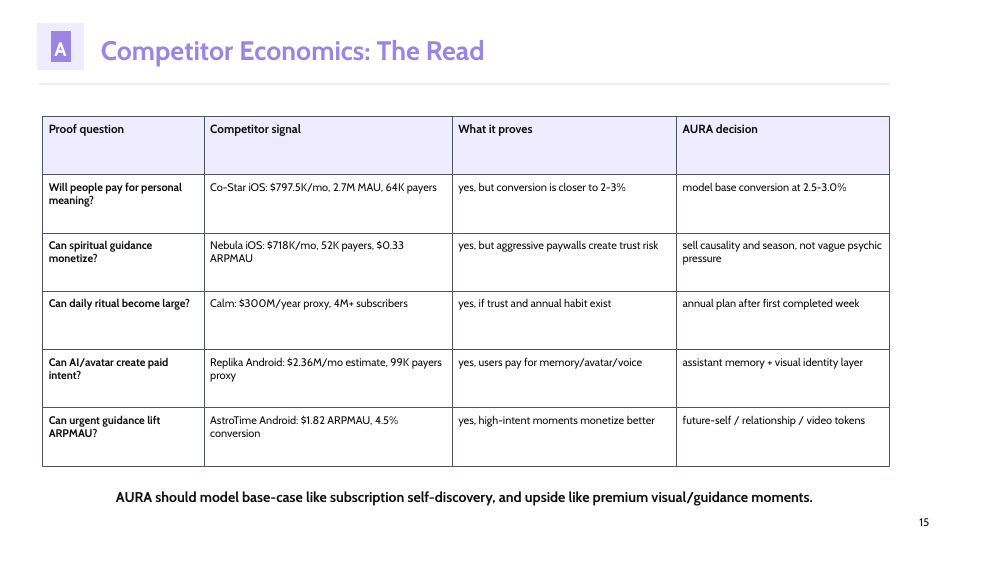
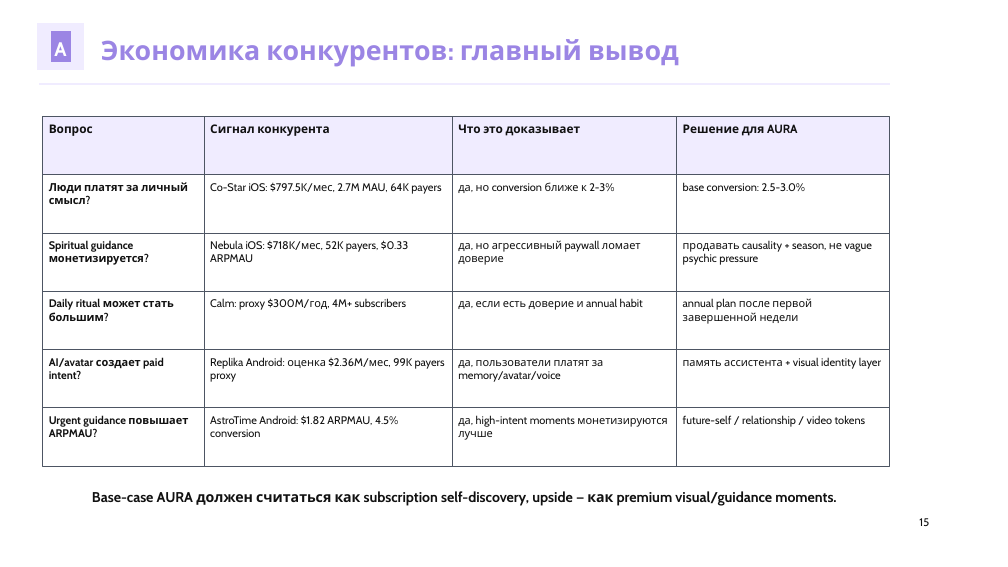
Before and after one commit to kirbudilov01/alina-research, a slide deck: slide 15 of output/pptx/AURA_TRENDVI_STYLE_DECK.pptx. Drawn at 1008x567 pixels with LibreOffice and Linux fonts; fonts in the diff are those of the drawing. Boxes give left, top, right and bottom in pixels: in the first picture for what was removed or moved away, otherwise in the second. Text is boxed around its words. In the diff, an @@ line names an element or a change of style, - is before the commit and + after.

Commit message:
Translate AURA deck to Russian and clarify pricing

```diff
--- a/output/pptx/AURA_TRENDVI_STYLE_DECK.pptx
+++ b/output/pptx/AURA_TRENDVI_STYLE_DECK.pptx
@@ text at (x1=101, y1=39, x2=679, y2=67): text changed @@
-Competitor Economics: The Read
+Экономика конкурентов: главный вывод
@@ text at (x1=49, y1=124, x2=93, y2=136): text changed @@
-Proof question
+Вопрос
@@ text at (x1=210, y1=124, x2=329, y2=136): text changed @@
-Competitor signal
+Сигнал конкурента
@@ text at (x1=458, y1=124, x2=581, y2=136): text changed @@
-What it proves
+Что это доказывает
@@ text at (x1=683, y1=124, x2=798, y2=136): text changed @@
-AURA decision
+Решение для AURA
@@ text at (x1=49, y1=182, x2=188, y2=204): text changed @@
-Will people pay for personal meaning?
+Люди платят за личный смысл?
@@ text at (x1=210, y1=183, x2=441, y2=194): text changed @@
-Co-Star iOS: $797.5K/mo, 2.7M MAU, 64K payers
+Co-Star iOS: $797.5K/мес, 2.7M MAU, 64K payers
@@ text at (x1=458, y1=182, x2=614, y2=193): text changed @@
-yes, but conversion is closer to 2-3%
+да, но conversion ближе к 2-3%
@@ text at (x1=683, y1=182, x2=805, y2=191): text changed @@
-model base conversion at 2.5-3.0%
+base conversion: 2.5-3.0%
@@ text at (x1=49, y1=240, x2=144, y2=265): text changed @@
-Can spiritual guidance monetize?
+Spiritual guidance монетизируется?
@@ text at (x1=210, y1=240, x2=409, y2=262): text changed @@
-Nebula iOS: $718K/mo, 52K payers, $0.33 ARPMAU
+Nebula iOS: $718K/мес, 52K payers, $0.33 ARPMAU
@@ text at (x1=458, y1=240, x2=641, y2=265): text changed @@
-yes, but aggressive paywalls create trust risk
+да, но агрессивный paywall ломает доверие
@@ text at (x1=683, y1=241, x2=872, y2=265): text changed @@
-sell causality and season, not vague psychic pressure
+продавать causality + season, не vague psychic pressure
@@ text at (x1=49, y1=298, x2=174, y2=321): text changed @@
-Can daily ritual become large?
+Daily ritual может стать большим?
@@ text at (x1=210, y1=298, x2=406, y2=310): text changed @@
-Calm: $300M/year proxy, 4M+ subscribers
+Calm: proxy $300M/год, 4M+ subscribers
@@ text at (x1=458, y1=298, x2=643, y2=310): text changed @@
-yes, if trust and annual habit exist
+да, если есть доверие и annual habit
@@ text at (x1=683, y1=298, x2=812, y2=324): text changed @@
-annual plan after first completed week
+annual plan после первой завершенной недели
@@ text at (x1=49, y1=357, x2=164, y2=379): text changed @@
-Can AI/avatar create paid intent?
+AI/avatar создает paid intent?
@@ text at (x1=210, y1=357, x2=445, y2=382): text changed @@
-Replika Android: $2.36M/mo estimate, 99K payers proxy
+Replika Android: оценка $2.36M/мес, 99K payers proxy
@@ text at (x1=683, y1=357, x2=881, y2=369): text changed @@
-assistant memory + visual identity layer
+память ассистента + visual identity layer
@@ text at (x1=458, y1=360, x2=604, y2=382): text changed @@
-yes, users pay for memory/avatar/voice
+да, пользователи платят за memory/avatar/voice
@@ text at (x1=49, y1=415, x2=188, y2=437): text changed @@
-Can urgent guidance lift ARPMAU?
+Urgent guidance повышает ARPMAU?
@@ text at (x1=458, y1=415, x2=667, y2=440): text changed @@
-yes, high-intent moments monetize better
+да, high-intent moments монетизируются лучше
@@ text at (x1=92, y1=491, x2=836, y2=506): text changed @@
-AURA should model base-case like subscription self-discovery, and upside like premium visual/guidance moments.
+Base-case AURA должен считаться как subscription self-discovery, upside — как premium visual/guidance moments.
```
Also in this commit, not shown: 35 other slides changed, 2 slides added, 2 slides removed, 4 other files.
